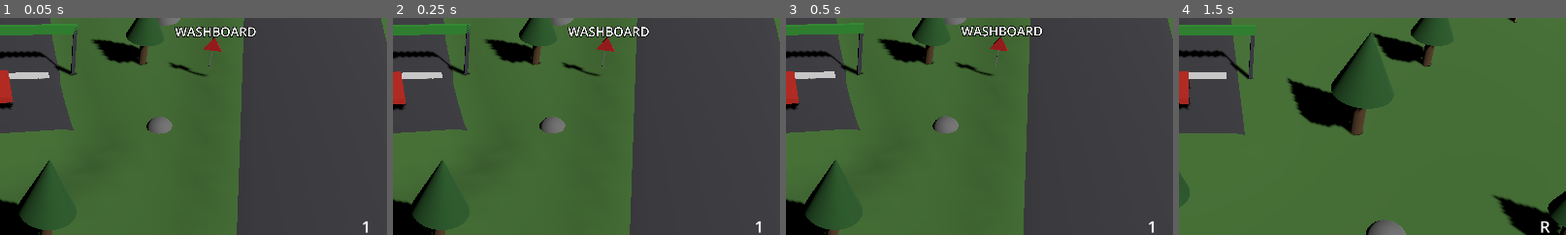
Above: before the commit, frames 1-4 (left to right).
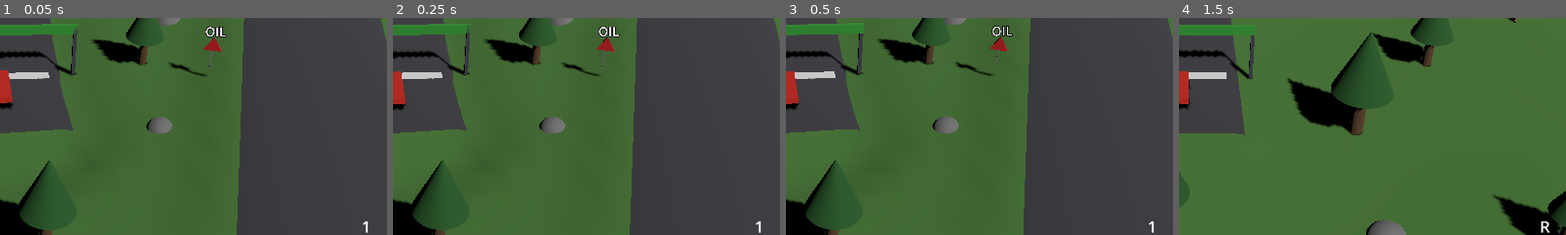
Above: after the commit, the same moments.

Repository: JulianHeissinger/RallyGame
Game: Godot game, scene res://scenes/stage.tscn
Same seed, same stepped clock (60 frames per second), same inputs: the game is played once before the commit and once after it. The project has no main scene, so this scene is started directly.
Inputs:
- Up to frame 1 (0.05 s): no input
- Up to frame 2 (0.25 s): no input
- Up to frame 3 (0.5 s): no input
- Up to frame 4 (1.5 s): hold D (steer_right) 0.53-1.28 s; hold R (reroll_stage) 0.53-1.28 s; hold S (brake) from 1.28 s (still down); tap W (throttle) at 1.35 s
The pictures show only the part of the screen within x 50-100%, y 34-84%; the shares and areas given below are measured in that part.

The runs differ from the first frame. In frame 1, 0.8% of the frame differs, in the area x 45-67%, y 4-9%; in frame 2, 0.8%, in the area x 45-67%, y 3-9%; in frame 3, 0.8%; in frame 4, nothing differs.

Commit message:
feat: add spectator, crowd, streaker and mascot hazards
People are light bodies on layer 2 that never damage the car. A
spectator dives off the road on approach, fans step onto a corner and
part at the last second, a streaker runs ahead and dives off before the
car catches up, and a mascot runs along the verge beside the car.

Diff:
--- /dev/null
+++ b/data/hazards/crowd_surge.tres
@@ -0,0 +1,13 @@
+[gd_resource type="Resource" script_class="HazardDef" format=3]
+
+[ext_resource type="PackedScene" path="res://scenes/hazards/crowd_surge.tscn" id="1_scene"]
+[ext_resource type="Script" path="res://scripts/hazards/hazard_def.gd" id="2_def"]
+
+[resource]
+script = ExtResource("2_def")
+name = "crowd_surge"
+scene = ExtResource("1_scene")
+min_difficulty = 1
+sign_text = "FANS"
+surfaces = PackedStringArray()
+on_road = false
--- /dev/null
+++ b/data/hazards/mascot.tres
@@ -0,0 +1,13 @@
+[gd_resource type="Resource" script_class="HazardDef" format=3]
+
+[ext_resource type="PackedScene" path="res://scenes/hazards/mascot.tscn" id="1_scene"]
+[ext_resource type="Script" path="res://scripts/hazards/hazard_def.gd" id="2_def"]
+
+[resource]
+script = ExtResource("2_def")
+name = "mascot"
+scene = ExtResource("1_scene")
+min_difficulty = 1
+sign_text = "MASCOT"
+surfaces = PackedStringArray()
+on_road = false
--- /dev/null
+++ b/data/hazards/spectator.tres
@@ -0,0 +1,13 @@
+[gd_resource type="Resource" script_class="HazardDef" format=3]
+
+[ext_resource type="PackedScene" path="res://scenes/hazards/spectator.tscn" id="1_scene"]
+[ext_resource type="Script" path="res://scripts/hazards/hazard_def.gd" id="2_def"]
+
+[resource]
+script = ExtResource("2_def")
+name = "spectator"
+scene = ExtResource("1_scene")
+min_difficulty = 1
+sign_text = "SPECTATOR"
+surfaces = PackedStringArray()
+on_road = true
--- /dev/null
+++ b/data/hazards/streaker.tres
@@ -0,0 +1,13 @@
+[gd_resource type="Resource" script_class="HazardDef" format=3]
+
+[ext_resource type="PackedScene" path="res://scenes/hazards/streaker.tscn" id="1_scene"]
+[ext_resource type="Script" path="res://scripts/hazards/hazard_def.gd" id="2_def"]
+
+[resource]
+script = ExtResource("2_def")
+name = "streaker"
+scene = ExtResource("1_scene")
+min_difficulty = 1
+sign_text = "STREAKER"
+surfaces = PackedStringArray()
+on_road = true
--- /dev/null
+++ b/scenes/hazards/crowd_surge.tscn
@@ -0,0 +1,7 @@
+[gd_scene format=3]
+
+[ext_resource type="Script" path="res://scripts/hazards/crowd_surge.gd" id="1_script"]
+
+[node name="CrowdSurge" type="Node3D"]
+script = ExtResource("1_script")
+lead_time = 4.0
--- /dev/null
+++ b/scenes/hazards/mascot.tscn
@@ -0,0 +1,6 @@
+[gd_scene format=3]
+
+[ext_resource type="Script" path="res://scripts/hazards/mascot.gd" id="1_script"]
+
+[node name="Mascot" type="Node3D"]
+script = ExtResource("1_script")
--- /dev/null
+++ b/scenes/hazards/person.tscn
@@ -0,0 +1,38 @@
+[gd_scene format=3]
+
+[ext_resource type="Script" path="res://scripts/hazards/person.gd" id="1_person"]
+
+[sub_resource type="CapsuleShape3D" id="CapsuleShape3D_person"]
+radius = 0.3
+height = 1.7
+
+[sub_resource type="CapsuleMesh" id="CapsuleMesh_body"]
+radius = 0.28
+height = 1.3
+
+[sub_resource type="SphereMesh" id="SphereMesh_head"]
+radius = 0.17
+height = 0.34
+
+[node name="Person" type="RigidBody3D"]
+collision_layer = 2
+collision_mask = 3
+axis_lock_angular_x = true
+axis_lock_angular_y = true
+axis_lock_angular_z = true
+mass = 70.0
+contact_monitor = true
+max_contacts_reported = 4
+script = ExtResource("1_person")
+metadata/impact_scale = 0.0
+
+[node name="Collision" type="CollisionShape3D" parent="."]
+shape = SubResource("CapsuleShape3D_person")
+
+[node name="Body" type="MeshInstance3D" parent="."]
+transform = Transform3D(1, 0, 0, 0, 1, 0, 0, 0, 1, 0, -0.2, 0)
+mesh = SubResource("CapsuleMesh_body")
+
+[node name="Head" type="MeshInstance3D" parent="."]
+transform = Transform3D(1, 0, 0, 0, 1, 0, 0, 0, 1, 0, 0.66, 0)
+mesh = SubResource("SphereMesh_head")
--- /dev/null
+++ b/scenes/hazards/spectator.tscn
@@ -0,0 +1,7 @@
+[gd_scene format=3]
+
+[ext_resource type="Script" path="res://scripts/hazards/spectator.gd" id="1_script"]
+
+[node name="Spectator" type="Node3D"]
+script = ExtResource("1_script")
+lead_time = 1.5
--- /dev/null
+++ b/scenes/hazards/streaker.tscn
@@ -0,0 +1,7 @@
+[gd_scene format=3]
+
+[ext_resource type="Script" path="res://scripts/hazards/streaker.gd" id="1_script"]
+
+[node name="Streaker" type="Node3D"]
+script = ExtResource("1_script")
+lead_time = 3.0
--- a/scripts/hazards/approach_hazard.gd
+++ b/scripts/hazards/approach_hazard.gd
@@ -31,11 +31,24 @@
 func _physics_process(_delta: float) -> void:
 	if triggered or car == null:
 		return
-	var remaining := distance - path.progress_at(car.global_position)
-	if remaining <= lead_time * maxf(car.linear_velocity.length(), min_trigger_speed):
+	if time_to_arrival() <= lead_time:
 		triggered = true
 		_trigger()
 
 
+## Seconds until the car reaches the hazard along the road at its current speed.
+func time_to_arrival() -> float:
+	var remaining := distance - path.progress_at(car.global_position)
+	return remaining / maxf(car.linear_velocity.length(), min_trigger_speed)
+
+
+## Point beside the road at `along`, `gap` m beyond the road edge on `side` (+1 right, -1 left);
+## a negative `gap` lies on the road.
+func verge_point(along: float, side: float, gap: float) -> Vector3:
+	var road := path.transform_at(along)
+	var half := path.widths[clampi(path.distances.bsearch(along), 0, path.widths.size() - 1)] / 2.0
+	return road.origin + road.basis.x * side * (half + gap)
+
+
 func _trigger() -> void:
 	pass
--- /dev/null
+++ b/scripts/hazards/crowd_surge.gd
@@ -0,0 +1,54 @@
+class_name CrowdSurge
+extends ApproachHazard
+## Fans on the outside verge of a corner. When the car is `lead_time` seconds away they step onto
+## the road; at `part_time` seconds they run back to their spots, clear before the car arrives.
+
+const PERSON_SCENE := preload("res://scenes/hazards/person.tscn")
+const COLORS: Array[Color] = [Color(0.8, 0.1, 0.1), Color(0.1, 0.4, 0.8), Color(0.95, 0.8, 0.1),
+		Color(0.1, 0.6, 0.2), Color(0.95, 0.95, 0.95)]
+
+@export var count_range := Vector2i(8, 15)
+## Fans stand along this many m of road, centred on the placement.
+@export var spread_along := 12.0
+## Distance range in m beyond the road edge of their spots.
+@export var gap_range := Vector2(1.5, 3.5)
+## How far in m they step onto the road.
+@export var step_in := Vector2(1.0, 2.0)
+@export var step_speed := 2.5
+@export var part_time := 1.2
+@export var part_speed := 6.0
+@export var spawn_height := 1.0
+
+var _fans: Array[Person] = []
+var _homes: Array[Vector3] = []
+var _steps: Array[Vector3] = []
+var _parted := false
+
+
+func _setup(_def: HazardDef, rng: RandomNumberGenerator) -> void:
+	var index := clampi(path.distances.bsearch(distance), 0, path.widths.size() - 1)
+	var side := SurfacePatch._outside_sign(path, index)
+	var to_local := transform.affine_inverse()
+	for i in rng.randi_range(count_range.x, count_range.y):
+		var along := distance + rng.randf_range(-spread_along, spread_along) / 2.0
+		var home := verge_point(along, side, rng.randf_range(gap_range.x, gap_range.y))
+		_homes.append(home)
+		_steps.append(verge_point(along, side, -rng.randf_range(step_in.x, step_in.y)))
+		var fan: Person = PERSON_SCENE.instantiate()
+		fan.color = COLORS[rng.randi_range(0, COLORS.size() - 1)]
+		fan.position = to_local * (home + Vector3.UP * spawn_height)
+		_fans.append(fan)
+		add_child(fan)
+
+
+func _physics_process(delta: float) -> void:
+	super(delta)
+	if triggered and not _parted and time_to_arrival() <= part_time:
+		_parted = true
+		for i in _fans.size():
+			_fans[i].dive_to(_homes[i], part_speed)
+
+
+func _trigger() -> void:
+	for i in _fans.size():
+		_fans[i].walk_to(_steps[i], step_speed)
--- /dev/null
+++ b/scripts/hazards/mascot.gd
@@ -0,0 +1,39 @@
+class_name Mascot
+extends ApproachHazard
+## A team mascot waiting `gap` m beyond the road edge on a seeded side. On approach it runs along
+## the verge beside the car, as fast as the car up to `max_speed`, until `chase_length` m past its
+## spot. Never on the road.
+
+const PERSON_SCENE := preload("res://scenes/hazards/person.tscn")
+## The mascot aims this many m ahead of itself along the road, so it follows the verge.
+const AIM_AHEAD := 2.0
+
+@export var gap := 2.0
+@export var max_speed := 10.0
+@export var chase_length := 60.0
+@export var spawn_height := 1.0
+
+var _person: Person
+var _side := 1.0
+var _done := false
+
+
+func _setup(_def: HazardDef, rng: RandomNumberGenerator) -> void:
+	_side = 1.0 if rng.randf() < 0.5 else -1.0
+	_person = PERSON_SCENE.instantiate()
+	_person.color = Color(1.0, 0.85, 0.1)
+	_person.head_color = Color(0.9, 0.3, 0.1)
+	_person.position = transform.affine_inverse() * (verge_point(distance, _side, gap) + Vector3.UP * spawn_height)
+	add_child(_person)
+
+
+func _physics_process(delta: float) -> void:
+	super(delta)
+	if not triggered or _done:
+		return
+	var along := path.progress_at(_person.global_position)
+	if along >= distance + chase_length:
+		_done = true
+		_person.walk_to(_person.global_position, 0.0)
+		return
+	_person.walk_to(verge_point(along + AIM_AHEAD, _side, gap), minf(car.linear_velocity.length(), max_speed))
--- /dev/null
+++ b/scripts/hazards/person.gd
@@ -0,0 +1,70 @@
+class_name Person
+extends RigidBody3D
+## A person by or on the road (spectator, fan, streaker, mascot). Moves only when a hazard tells
+## it to: walks, runs or dives toward a target. Lives on collision layer 2 like the sheep; the
+## scene's `impact_scale` 0 means a hit never damages the car, and a hit knocks the person away and
+## frees them from the car. Hazards time the moves so the car does not reach them.
+
+## Upward speed in m/s at the start of a dive.
+const DIVE_UP := 2.5
+## A target closer than this in m counts as reached.
+const ARRIVE := 0.3
+## Knock-away speed on a car hit, as a share of the car's speed, like the sheep.
+const KNOCK_SIDE := 0.6
+const KNOCK_UP := 0.3
+
+@export var color := Color(0.2, 0.3, 0.7)
+@export var head_color := Color(0.9, 0.75, 0.6)
+
+## True once the car hit this person.
+var hit := false
+
+var _target := Vector3.ZERO
+var _speed := 0.0
+var _moving := false
+
+
+func _ready() -> void:
+	$Body.material_override = HazardVisuals.material(color)
+	$Head.material_override = HazardVisuals.material(head_color)
+	body_entered.connect(_on_body_entered)
+
+
+func walk_to(target: Vector3, speed: float) -> void:
+	_target = target
+	_speed = speed
+	_moving = true
+	sleeping = false
+
+
+func dive_to(target: Vector3, speed: float) -> void:
+	walk_to(target, speed)
+	linear_velocity.y = DIVE_UP
+
+
+func _physics_process(_delta: float) -> void:
+	if hit or not _moving:
+		return
+	var to := _target - global_position
+	to.y = 0.0
+	if to.length() < ARRIVE:
+		_moving = false
+		linear_velocity = Vector3(0.0, linear_velocity.y, 0.0)
+		return
+	var step := to.normalized() * _speed
+	linear_velocity = Vector3(step.x, linear_velocity.y, step.z)
+
+
+func _on_body_entered(body: Node) -> void:
+	if hit or not body is Car:
+		return
+	hit = true
+	_moving = false
+	axis_lock_angular_x = false
+	axis_lock_angular_z = false
+	var car := body as Car
+	add_collision_exception_with(car)
+	var right := car.global_basis.x
+	var side := right if (global_position - car.global_position).dot(right) >= 0.0 else -right
+	var speed := car.linear_velocity.length()
+	apply_central_impulse(mass * (side * speed * KNOCK_SIDE + Vector3.UP * speed * KNOCK_UP))
--- /dev/null
+++ b/scripts/hazards/spectator.gd
@@ -0,0 +1,27 @@
+class_name Spectator
+extends ApproachHazard
+## One spectator standing on the road at the placement. On approach they dive to the nearer verge,
+## `gap` m past the road edge, fast enough to be clear before the car arrives.
+
+const PERSON_SCENE := preload("res://scenes/hazards/person.tscn")
+
+@export var gap := 2.0
+@export var dive_speed := 7.0
+## Spawn height in m above the road; the person settles onto it.
+@export var spawn_height := 1.0
+
+var _person: Person
+var _side := 1.0
+
+
+func _setup(_def: HazardDef, rng: RandomNumberGenerator) -> void:
+	var road := path.transform_at(distance)
+	var lateral := (transform.origin - road.origin).dot(road.basis.x)
+	_side = signf(lateral) if absf(lateral) > 0.1 else (1.0 if rng.randf() < 0.5 else -1.0)
+	_person = PERSON_SCENE.instantiate()
+	_person.position = Vector3.UP * spawn_height
+	add_child(_person)
+
+
+func _trigger() -> void:
+	_person.dive_to(verge_point(distance, _side, gap), dive_speed)
--- /dev/null
+++ b/scripts/hazards/streaker.gd
@@ -0,0 +1,44 @@
+class_name Streaker
+extends ApproachHazard
+## A streaker on the road who, on approach, runs ahead along the road. When the car would catch
+## them within `dive_time` seconds, or after `run_length` m, they dive off to the nearer verge.
+
+const PERSON_SCENE := preload("res://scenes/hazards/person.tscn")
+## Look-ahead in m along the road of the running target.
+const RUN_AHEAD := 5.0
+
+@export var run_speed := 7.0
+@export var run_length := 40.0
+@export var dive_time := 1.2
+@export var dive_speed := 7.0
+@export var gap := 2.0
+@export var spawn_height := 1.0
+
+var _person: Person
+var _lateral := 0.0
+var _dived := false
+
+
+func _setup(_def: HazardDef, _rng: RandomNumberGenerator) -> void:
+	var road := path.transform_at(distance)
+	_lateral = (transform.origin - road.origin).dot(road.basis.x)
+	_person = PERSON_SCENE.instantiate()
+	_person.color = Color(0.95, 0.7, 0.6)
+	_person.position = Vector3.UP * spawn_height
+	add_child(_person)
+
+
+func _physics_process(delta: float) -> void:
+	super(delta)
+	if not triggered or _dived:
+		return
+	var along := path.progress_at(_person.global_position)
+	var closing := car.linear_velocity.length() - run_speed
+	var catch_time := (along - path.progress_at(car.global_position)) / closing if closing > 0.0 else INF
+	if catch_time <= dive_time or along >= distance + run_length:
+		_dived = true
+		var side := signf(_lateral) if _lateral != 0.0 else 1.0
+		_person.dive_to(verge_point(along, side, gap), dive_speed)
+		return
+	var road := path.transform_at(along + RUN_AHEAD)
+	_person.walk_to(road.origin + road.basis.x * _lateral, run_speed)
--- a/scripts/stage/stage_params.gd
+++ b/scripts/stage/stage_params.gd
@@ -152,6 +152,10 @@
 		preload("res://data/hazards/sinkhole.tres"),
 		preload("res://data/hazards/meteorite.tres"),
 		preload("res://data/hazards/lightning.tres"),
+		preload("res://data/hazards/spectator.tres"),
+		preload("res://data/hazards/crowd_surge.tres"),
+		preload("res://data/hazards/streaker.tres"),
+		preload("res://data/hazards/mascot.tres"),
 	]
 	surfaces = [
 		SurfaceSectionDef.create("gravel", "grass", 1.0, Vector2(300.0, 700.0)),
Not shown, added: scripts/hazards/crowd_surge.gd.uid
Not shown, added: scripts/hazards/mascot.gd.uid
Not shown, added: scripts/hazards/person.gd.uid
Not shown, added: scripts/hazards/spectator.gd.uid
Not shown, added: scripts/hazards/streaker.gd.uid
